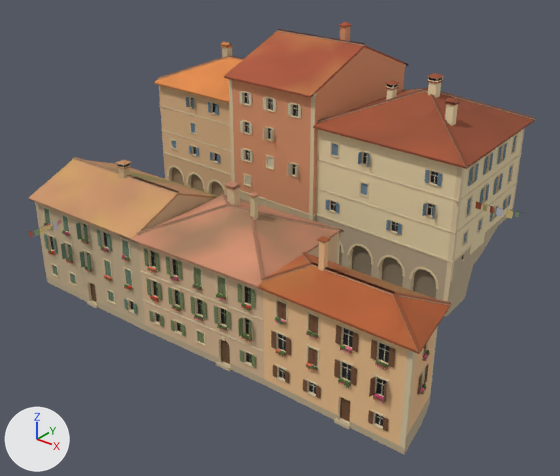
An edit to the glTF model games/yorimichi/assets/belmonte/meshes/SM_BM_BT_blk_08.glb, drawn before and after from the same camera.
Rendered twice from a camera (50 mm lens) standing at (46.8, -60.3, 41.8) and looking at (1.3, -3.4, 6.5). Arrows for +X, +Y and +Z are at lower left; the lights stay in place. The older version comes first. Vertices at exactly the same position are counted once.

The older version as bpy lines, for what is in view:
```python
me_sm_bt_blk_08 = bpy.data.meshes.new('SM_BT_blk_08')
me_sm_bt_blk_08.from_pydata(...)  # 23517 vertices, 27162 faces; spans x -24.7..25.5, y -22.1..22.0, z -0.5..26.6
me_sm_bt_blk_08.materials.append(mat_bm_000_m_stone_007)
me_sm_bt_blk_08.materials.append(mat_bm_001_m_ashlar_007)
me_sm_bt_blk_08.materials.append(mat_bm_002_m_plaster_006)
me_sm_bt_blk_08.materials.append(mat_bm_003_m_roof_006)
me_sm_bt_blk_08.materials.append(mat_bm_004_m_wood_006)
me_sm_bt_blk_08.materials.append(mat_bm_005_m_vcol)
me_sm_bt_blk_08.materials.append(mat_bm_006_m_plaster_rough)
me_sm_bt_blk_08.materials.append(mat_bm_007_m_rubble)
me_sm_bt_blk_08.materials.append(mat_bm_008_m_iron)
me_sm_bt_blk_08.materials.append(mat_bm_009_m_glass_dark_002)
me_sm_bt_blk_08.materials.append(mat_bm_010_m_window_lit_001)
ob_sm_bm_bt_blk_08 = bpy.data.objects.new('SM_BM_BT_blk_08', me_sm_bt_blk_08)
ob_sm_bm_bt_blk_08.location = (0.0, 0.0, 0.0)
```
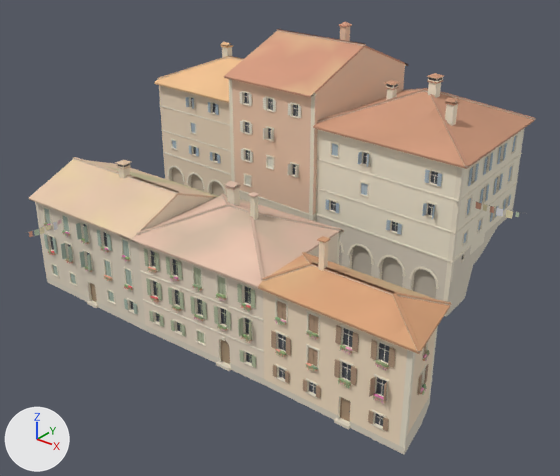
What differs and where, as boxes [x1, y1, x2, y2] in the pictures (560 x 476 px):
part 1 of me_sm_bt_blk_08, recoloured (lighter)
    both: [42, 25, 534, 455]
part 2 of me_sm_bt_blk_08, recoloured (lighter)
    both: [26, 21, 536, 444]

The change, as a diff of the scene's bpy script:
```diff
--- a/games/yorimichi/assets/belmonte/meshes/SM_BM_BT_blk_08.glb.py
+++ b/games/yorimichi/assets/belmonte/meshes/SM_BM_BT_blk_08.glb.py
@@ me_sm_bt_blk_08 @@
 me_sm_bt_blk_08.from_pydata(...)  # 23517 vertices, 27162 faces; spans x -24.7..25.5, y -22.1..22.0, z -0.5..26.6
 # used by ob_sm_bm_bt_blk_08; location = (0.0, 0.0, 0.0)
+# me_sm_bt_blk_08 part 1: 18420 faces centred in x -24.6..24.8, y -18.7..19.5, z -0.4..26.2 are repainted in the vertex colours; the middle colour goes from beige #d7c39e to pale yellow #ede3ce
+# me_sm_bt_blk_08 part 2: 8742 faces centred in x -24.4..25.5, y -22.1..22.0, z -0.1..26.3 are repainted in the vertex colours; the middle colour goes from beige #dbb189 to beige #eed9c2
 me_sm_bt_blk_08.materials.append(mat_bm_000_m_stone_007)
```
